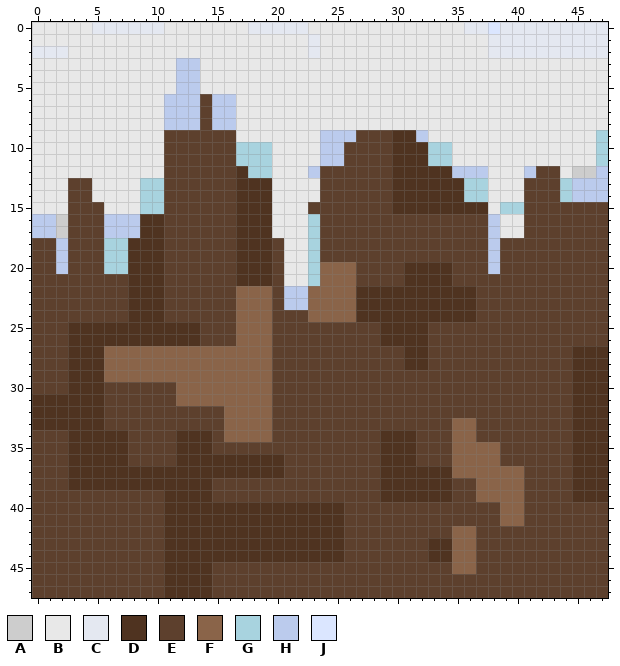
A pixel-art sprite gets an edit: Resources/Images/Map/block1.png. Above: the version before the commit.
The file is 48x48 pixels.
Palette (. is transparent): A #cdcdcd  B #e8e8e8  C #e4e8f1  D #4f3320  E #5d402d  F #8a6449  G #a8d3df  H #bbcbed  J #dbe6ff
Pixels before, first column x 0:
 0 BBBBBCCCCCCBBBBBBBCCCCCBBBBBBBBBBBBBCCJCCCCCCCCC
 1 BBBBBBBBBBBBBBBBBBBBBBBCBBBBBBBBBBBBBBCCCCCCCCCC
 2 CCCBBBBBBBBBBBBBBBBBBBBCBBBBBBBBBBBBBBCCCCCCCCCC
 3 BBBBBBBBBBBBHHBBBBBBBBBBBBBBBBBBBBBBBBBBBBBBBBBB
 4 BBBBBBBBBBBBHHBBBBBBBBBBBBBBBBBBBBBBBBBBBBBBBBBB
 5 BBBBBBBBBBBBHHBBBBBBBBBBBBBBBBBBBBBBBBBBBBBBBBBB
 6 BBBBBBBBBBBHHHEHHBBBBBBBBBBBBBBBBBBBBBBBBBBBBBBB
 7 BBBBBBBBBBBHHHEHHBBBBBBBBBBBBBBBBBBBBBBBBBBBBBBB
 8 BBBBBBBBBBBHHHEHHBBBBBBBBBBBBBBBBBBBBBBBBBBBBBBB
 9 BBBBBBBBBBBEEEEEEBBBBBBBHHHEEEDDHBBBBBBBBBBBBBBG
10 BBBBBBBBBBBEEEEEEGGGBBBBHHEEEEDDDGGBBBBBBBBBBBBG
11 BBBBBBBBBBBEEEEEEGGGBBBBHHEEEEDDDGGBBBBBBBBBBBBG
12 BBBBBBBBBBBEEEEEEDGGBBBHEEEEEEDDDDDHHHBBBHEEBAAH
13 BBBEEBBBBGGEEEEEEDDDBBBBEEEEEEDDDDDDGGBBBEEEGHHH
14 BBBEEBBBBGGEEEEEEDDDBBBBEEEEEEDDDDDDGGBBBEEEGHHH
15 BBBEEEBBBGGEEEEEEDDDBBBEEEEEEEDDDDDDDDBGGEEEEEEE
16 HHAEEEHHHDDEEEEEEDDDBBBGEEEEEEEEEEEEEEHBBEEEEEEE
17 HHAEEEHHHDDEEEEEEDDDBBBGEEEEEEEEEEEEEEHBBEEEEEEE
18 EEHEEEGGDDDEEEEEEDDDEBBGEEEEEEEEEEEEEEHEEEEEEEEE
19 EEHEEEGGDDDEEEEEEDDDEBBGEEEEEEEEEEEEEEHEEEEEEEEE
20 EEHEEEGGDDDEEEEEEDDDEBBGFFFEEEEDDDDEEEHEEEEEEEEE
21 EEEEEEEEDDDEEEEEEDDDEBBGFFFEEEEDDDDEEEEEEEEEEEEE
22 EEEEEEEEDDDEEEEEEFFFEHHFFFFDDDDDDDDDDEEEEEEEEEEE
23 EEEEEEEEDDDEEEEEEFFFEHHFFFFDDDDDDDDDDEEEEEEEEEEE
24 EEEEEEEEDDDEEEEEEFFFEEEFFFFDDDDDDDDDDEEEEEEEEEEE
25 EEEDDDDDDDDDDDEEEFFFEEEEEEEEEDDDDEEEEEEEEEEEEEEE
26 EEEDDDDDDDDDDDEEEFFFEEEEEEEEEDDDDEEEEEEEEEEEEEEE
27 EEEDDDFFFFFFFFFFFFFFEEEEEEEEEEEDDEEEEEEEEEEEEDDD
28 EEEDDDFFFFFFFFFFFFFFEEEEEEEEEEEDDEEEEEEEEEEEEDDD
29 EEEDDDFFFFFFFFFFFFFFEEEEEEEEEEEEEEEEEEEEEEEEEDDD
30 EEEDDDEEEEEEFFFFFFFFEEEEEEEEEEEEEEEEEEEEEEEEEDDD
31 DDDDDDEEEEEEFFFFFFFFEEEEEEEEEEEEEEEEEEEEEEEEEDDD
32 DDDDDDEEEEEEEEEEFFFFEEEEEEEEEEEEEEEEEEEEEEEEEDDD
33 DDDDDDEEEEEEEEEEFFFFEEEEEEEEEEEEEEEFFEEEEEEEEDDD
34 EEEDDDDDEEEEDDDEFFFFEEEEEEEEEDDDEEEFFEEEEEEEEDDD
35 EEEDDDDDEEEEDDDEEEEEEEEEEEEEEDDDEEEFFFFEEEEEEDDD
36 EEEDDDDDEEEEDDDDDDDDDEEEEEEEEDDDEEEFFFFEEEEEEDDD
37 EEEDDDDDDDDDDDDDDDDDDEEEEEEEEDDDDDDFFFFFFEEEEDDD
38 EEEDDDDDDDDDDDDEEEEEEEEEEEEEEDDDDDDEEFFFFEEEEDDD
39 EEEEEEEEEEEDDDDEEEEEEEEEEEEEEDDDDDDEEFFFFEEEEDDD
40 EEEEEEEEEEEDDDDDDDDDDDDDDDEEEEEEEEEEEEEFFEEEEEEE
41 EEEEEEEEEEEDDDDDDDDDDDDDDDEEEEEEEEEEEEEFFEEEEEEE
42 EEEEEEEEEEEDDDDDDDDDDDDDDDEEEEEEEEEFFEEEEEEEEEEE
43 EEEEEEEEEEEDDDDDDDDDDDDDDDEEEEEEEDDFFEEEEEEEEEEE
44 EEEEEEEEEEEDDDDDDDDDDDDDDDEEEEEEEDDFFEEEEEEEEEEE
45 EEEEEEEEEEEDDDDEEEEEEEEEEEEEEEEEEEEFFEEEEEEEEEEE
46 EEEEEEEEEEEDDDDEEEEEEEEEEEEEEEEEEEEEEEEEEEEEEEEE
47 EEEEEEEEEEEDDDDEEEEEEEEEEEEEEEEEEEEEEEEEEEEEEEEE
New version:
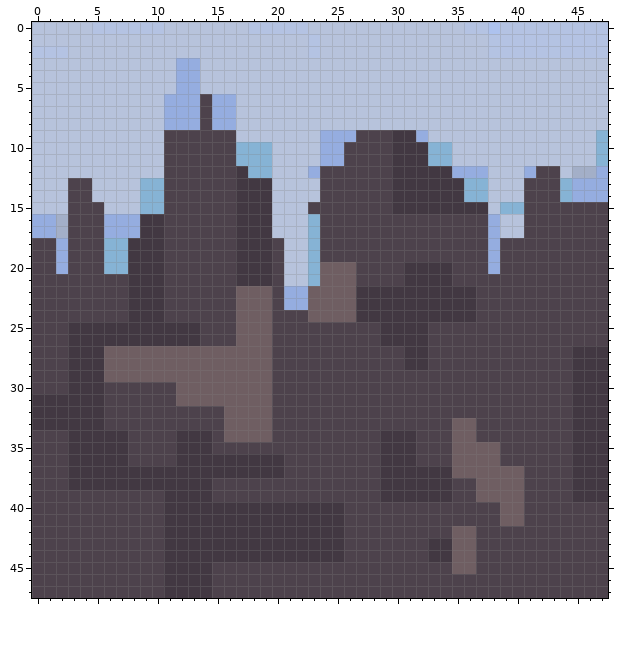
Changes in this commit:
colour A: #cdcdcd -> #a3afc8
colour B: #e8e8e8 -> #b7c3dc
colour C: #e4e8f1 -> #b4c3e3
colour D: #4f3320 -> #423842
colour E: #5d402d -> #4d424c
colour F: #8a6449 -> #6f5e62
colour G: #a8d3df -> #86b3d5
colour H: #bbcbed -> #95ade0
colour J: #dbe6ff -> #adc2ee
Where, in picture pixels (left, top, right, bottom), the same in both pictures:
changed: (32, 22, 608, 598)
